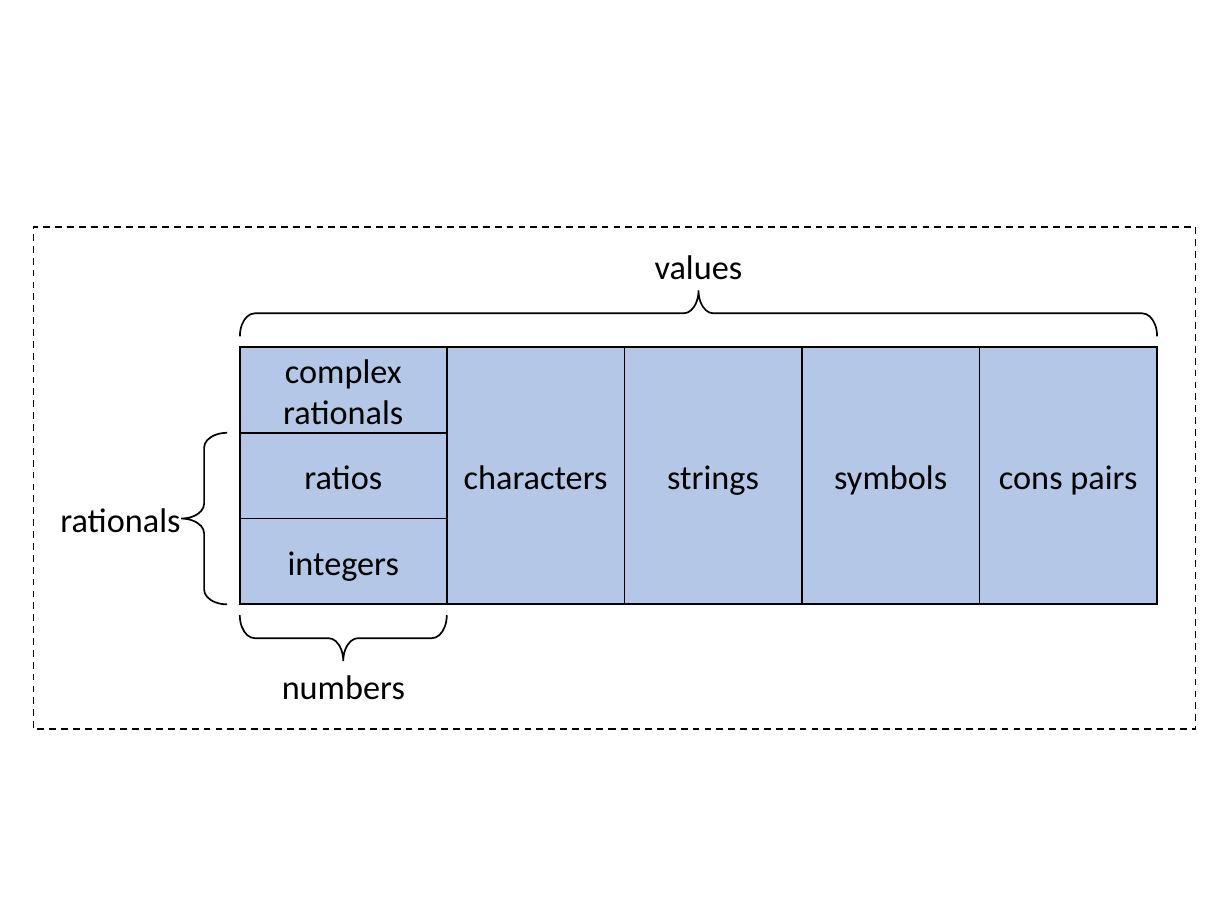
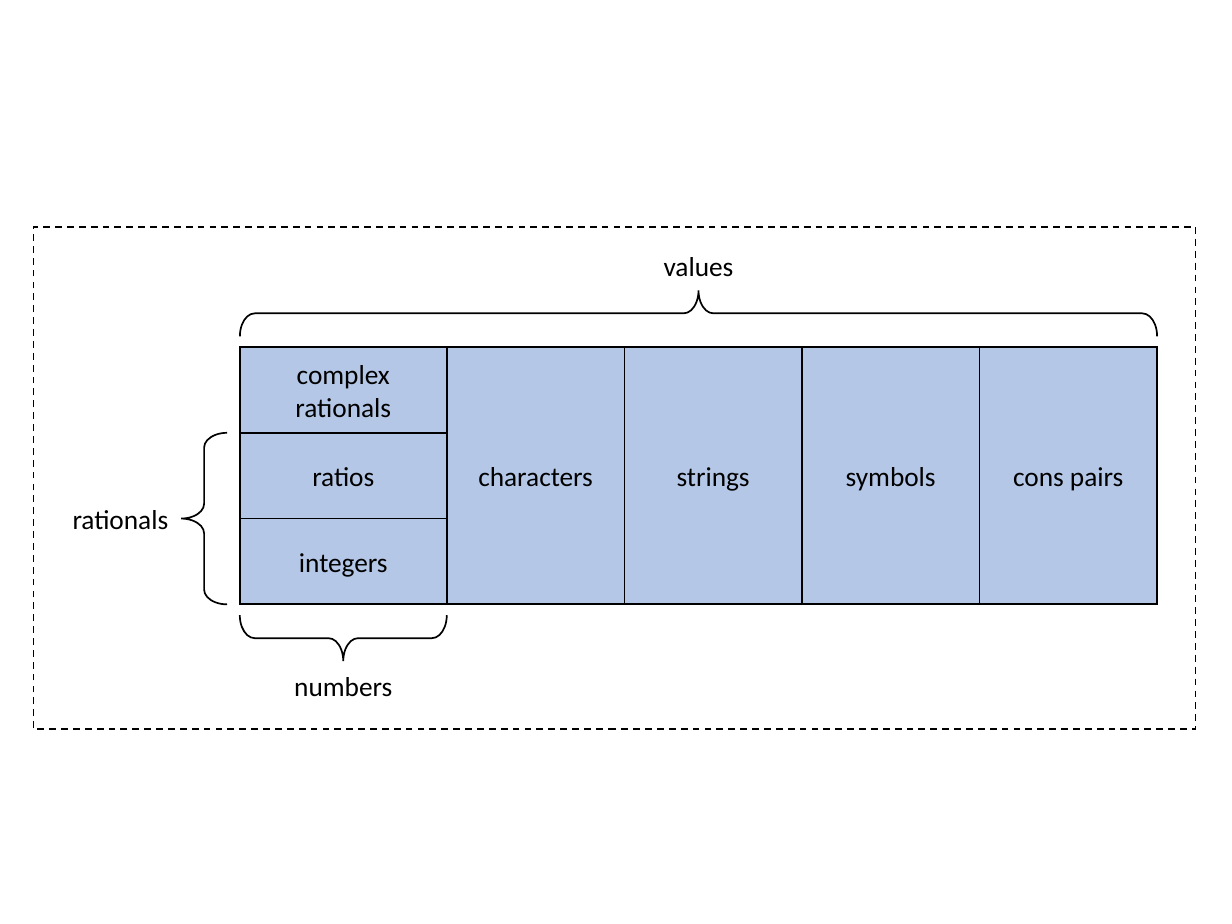
Before and after one commit to gjurgensen/acl2, a slide deck: slide 1 of books/kestrel/java/atj/images/values.pptx. Drawn at 1232x924 pixels with LibreOffice and Linux fonts; fonts in the diff are those of the drawing. Boxes give left, top, right and bottom in pixels: in the first picture for what was removed or moved away, otherwise in the second. Text is boxed around its words. In the diff, an @@ line names an element or a change of style, - is before the commit and + after.

```diff
--- a/books/kestrel/java/atj/images/values.pptx
+++ b/books/kestrel/java/atj/images/values.pptx
@@ text "values": place and size @@
-text "values" at (655,255,743,280)
+text "values" at (664,257,734,277)
@@ size 20 to 16 pt in 10 elements at (447,347,625,605), (240,347,447,434), (240,432,447,519), (240,519,447,605), (625,347,802,605), (802,347,979,605), (979,347,1157,605), (664,257,734,277), (294,677,392,697), (73,510,169,530) @@
@@ text "rationals": place and size @@
-text "rationals" at (60,508,180,533)
+text "rationals" at (73,510,169,530)
@@ text "numbers": place and size @@
-text "numbers" at (282,675,405,700)
+text "numbers" at (294,677,392,697)
```
Also in this commit, not shown: 1 other file.
